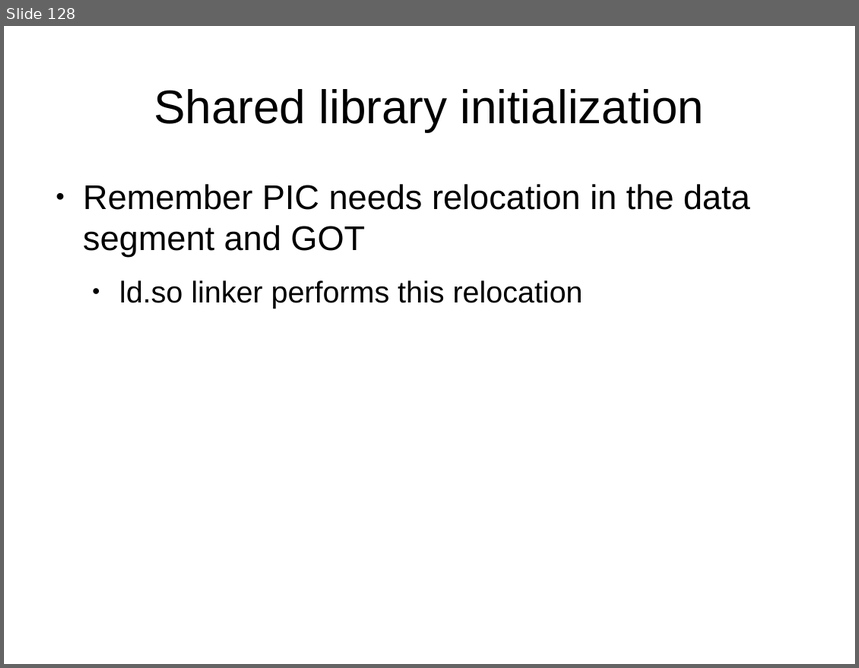
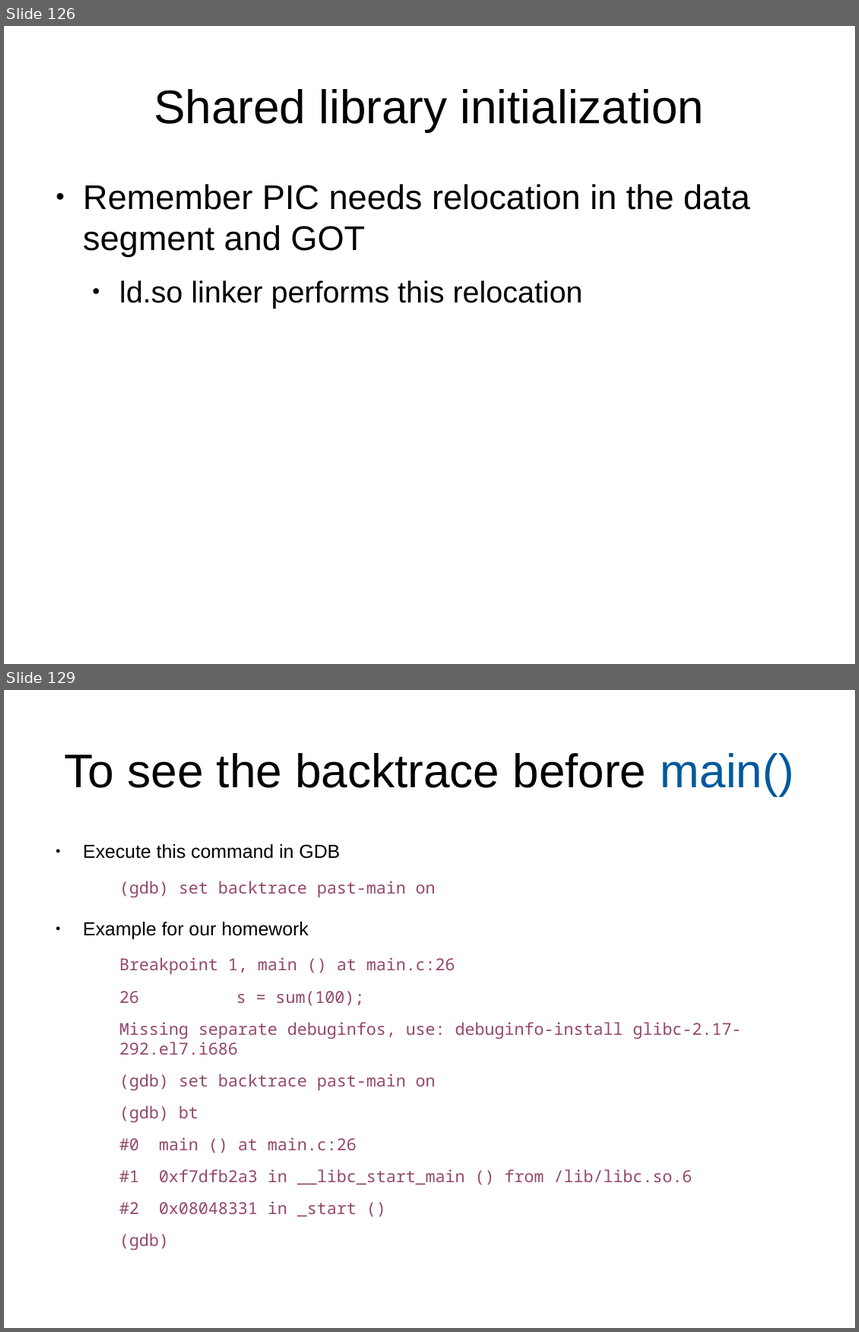
Before and after one commit to antonburtsev/cs5460, a slide deck: lectures/lecture04-linking-and-loading/lecture04-linking-and-loading.odp. Shown one above the other, each under a label of ours: slide 128 before the commit, slides 126 and 129 after it; the slides between them are not shown. The pictures are 859x668 and 859x1332 pixels, drawn with LibreOffice and Linux fonts; fonts in the diff are those of the drawing. Boxes give left, top, right and bottom in pixels: in the first picture for what was removed or moved away, otherwise in the second. Text is boxed around its words. In the diff, an @@ line names an element or a change of style, - is before the commit and + after.

```diff
--- a/lectures/lecture04-linking-and-loading/lecture04-linking-and-loading.odp
+++ b/lectures/lecture04-linking-and-loading/lecture04-linking-and-loading.odp
@@ slide 129 added at (x1=4, y1=690, x2=855, y2=1328), background #FFFFFF @@
@@ title added at (x1=65, y1=753, x2=794, y2=796), 44 pt, text #000000 @@
+To see the backtrace before main()
@@ text added at (x1=83, y1=844, x2=742, y2=1217), 15.4 pt, text #94476B @@
+● Execute this command in GDB
+  (gdb) set backtrace past-main on
+● Example for our homework
+  Breakpoint 1, main () at main.c:26
+  26 s = sum(100);
+  Missing separate debuginfos, use: debuginfo-install glibc-2.17-292.el7.i686
+  (gdb) set backtrace past-main on
+  (gdb) bt
+  #0 main () at main.c:26
+  #1 0xf7dfb2a3 in __libc_start_main () from /lib/libc.so.6
+  #2 0x08048331 in _start ()
+  (gdb)
@@ what was slide 128 is now slide 126 @@
```
Also in this commit, not shown: 1 slide changed, 6 other slides added, 1 slide removed, 2 other files.
